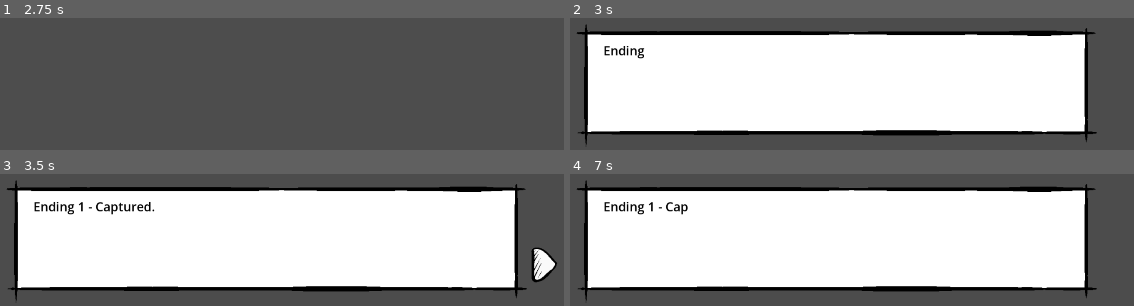
Above: before the commit, frames 1-4 (two rows, left to right).
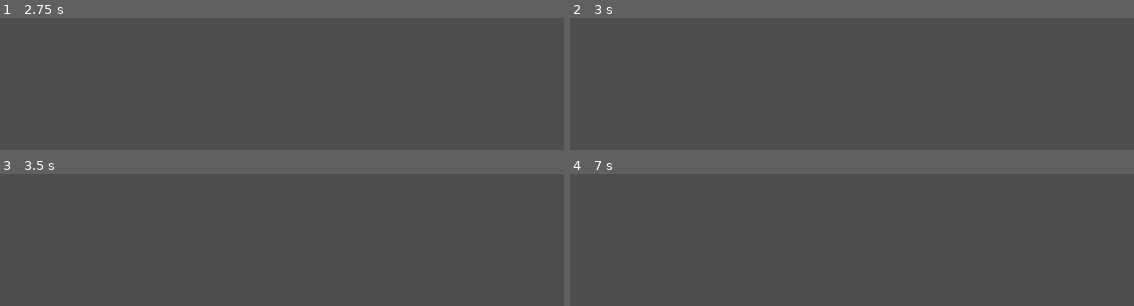
Above: after the commit, the same moments.

Repository: Jigamaree/Witchs-Orders
Game: Godot game, scene res://Scenes/Epilogue Scenes/Epilogue_Hard.tscn
The game is run twice, just before and just after one commit, with the same random seed, the same clock (stepped at 60 frames per second) and the same inputs. This scene is started directly instead of the project's main scene.
Inputs:
- Up to frame 1 (2.75 s): tap Enter (ui_accept) at 0.5, 1.35, 1.52, 1.82, 2 s; hold Right (ui_right) 0.53-1.28 s; hold Enter (ui_accept) 0.53-1.28 s; hold Down (ui_down) 1.28-2.03 s; hold Right (ui_right) from 2.03 s (still down); hold Enter (ui_accept) from 2.03 s (still down)
- Up to frame 2 (3 s): release Right (ui_right) at 2.78 s; release Enter (ui_accept) at 2.78 s; hold Up (ui_up) from 2.78 s (still down); tap Enter (ui_accept) at 2.85 s
- Up to frame 3 (3.5 s): keep holding Up (ui_up); tap Enter (ui_accept) at 3.02, 3.32 s
- Up to frame 4 (7 s): release Up (ui_up) at 3.53 s; hold Enter (ui_accept) 3.53-4.28 s; hold Left (ui_left) 3.53-5.03 s; tap Escape (pause_button) at 4.15 s; tap Enter (ui_accept) at 4.35, 4.52, 4.82, 5, 5.85, 6.02, 6.32 s; tap X (ui_debug) at 4.9 s; hold Down (ui_down) 5.03-5.78 s; hold Enter (ui_accept) 5.03-5.78 s; hold Right (ui_right) 5.78-6.53 s; hold Up (ui_up) from 6.53 s (still down); hold Enter (ui_accept) from 6.53 s (still down)

Frame 1 is identical in both runs. In frame 2, 70% of the frame differs, in the area x 1-94%, y 4-97%; in frame 3, 71%, in the area x 1-99%, y 4-97%; in frame 4, 70%.

Commit message:
can KINDA SORTA finish the game!

Diff:
--- a/Scenes/AssetScenes/MainMenu.tscn
+++ b/Scenes/AssetScenes/MainMenu.tscn
@@ -58,4 +58,5 @@
 layout_mode = 2
 text = "Quit"
 
+[connection signal="pressed" from="MarginContainer/VBoxContainer/StartGame" to="." method="_on_start_game_pressed"]
 [connection signal="pressed" from="MarginContainer/VBoxContainer/Epilogue" to="." method="_on_epilogue_pressed"]
--- a/Scenes/Epilogue Scenes/epilogue_hard.gd
+++ b/Scenes/Epilogue Scenes/epilogue_hard.gd
@@ -3,7 +3,6 @@
 class_name EpilogueHardScene
 
 @onready var dialogue_overlay: PackedScene = preload("res://Scenes/DialogueTestScene.tscn")
-@onready var pause_menu: PackedScene = preload("res://Scenes/PauseMenu.tscn")
 @onready var debug_menu: PackedScene = preload("res://Scenes/DebugMenu.tscn")
 var dialogue_instance: DialogueSystem
 var canOpenDebug
@@ -12,7 +11,6 @@
 func _ready():
 	# Spawn player
 	GlobalVariables.startDialogue.connect(_on_start_dialogue)
-	GlobalVariables.quickCountdown.connect(_quick_countdown)
 	#else call player spawn on fallback place
 	#want a method in here that loads room-specific flags in here and applies that to objects if possible!
 	if SaveManager.getSaveVariable("finalEnding"):
@@ -20,26 +18,6 @@
 
 	else:
 		_on_start_dialogue("")
-
-func _input(event: InputEvent) -> void:
-	if event.is_action_pressed("ui_up"):
-		_on_start_dialogue("Captured")
-
-func _quick_countdown():
-	canOpenDebug = false
-	await get_tree().create_timer(0.3).timeout
-	canOpenDebug = true
-
-func _unhandled_input(event: InputEvent) -> void:
-	if event.is_action_pressed("pause_button") and canOpenDebug == true:
-		var pause_instance = pause_menu.instantiate()
-		add_child(pause_instance)
-		get_tree().paused = true
-	elif Input.is_action_just_pressed("ui_debug") and canOpenDebug == true:
-		print("opened!")
-		var debug_instance = debug_menu.instantiate()
-		add_child(debug_instance)
-		get_tree().paused = true
 
 func _on_start_dialogue(objectName: String):
 	if dialogue_instance:
--- a/Scenes/Epilogue Scenes/scripts_hard_endings.gd
+++ b/Scenes/Epilogue Scenes/scripts_hard_endings.gd
@@ -11,7 +11,7 @@
 	#Ending 1 - Captured. Leave the witch's house. True bad end.
 	"Captured":
 	{
-		1: { "speaker": "none", "dialogue": "Ending 1 - Captured.", "end": true }
+		1: { "speaker": "none", "dialogue": "Ending 1 - Captured.", "END_OF_GAME": true }
 	},
 
 	#Ending 4 - Desperate Milkings. Hard cow end.
--- a/Scripts/DialogueSystem/_DialogueSystem.gd
+++ b/Scripts/DialogueSystem/_DialogueSystem.gd
@@ -274,18 +274,17 @@
 			SaveManager.setSaveVariable("finalEnding", conv[index].get("playEnding", null))
 			get_tree().change_scene_to_file("res://Scenes/Epilogue Scenes/Epilogue_Hard.tscn")
 
+		elif conv[index].has("END_OF_GAME"):
+			#set ending number in persistent save
+			#clear save in current game
+			get_tree().change_scene_to_file("res://Scenes/AssetScenes/MainMenu.tscn")
+			pass
+
 	else:
 		dialogue.visible_characters = len(dialogue.text)
 
 func set_condition(cond):
 	flag_dict[cond] = true
-
-#func putIntoMotionEnding(endingEntry: String):
-	#var epilogue = epilogue_scene.instantiate()
-	#epilogue.setEnding(endingEntry)
-	#get_tree().current_scene.queue_free()
-	#get_tree().root.add_child(epilogue)
-	#get_tree().current_scene = epilogue
 
 # popped this out so that i can use it on the onset
 func checkValueInSave():
--- a/Scripts/MainMenu.gd
+++ b/Scripts/MainMenu.gd
@@ -2,3 +2,7 @@
 
 func _on_epilogue_pressed() -> void:
 	get_tree().change_scene_to_file("res://Scenes/Epilogue Scenes/Epilogue_Hard.tscn")
+
+
+func _on_start_game_pressed() -> void:
+	get_tree().change_scene_to_file("res://Scenes/Room_Bedroom.tscn")
